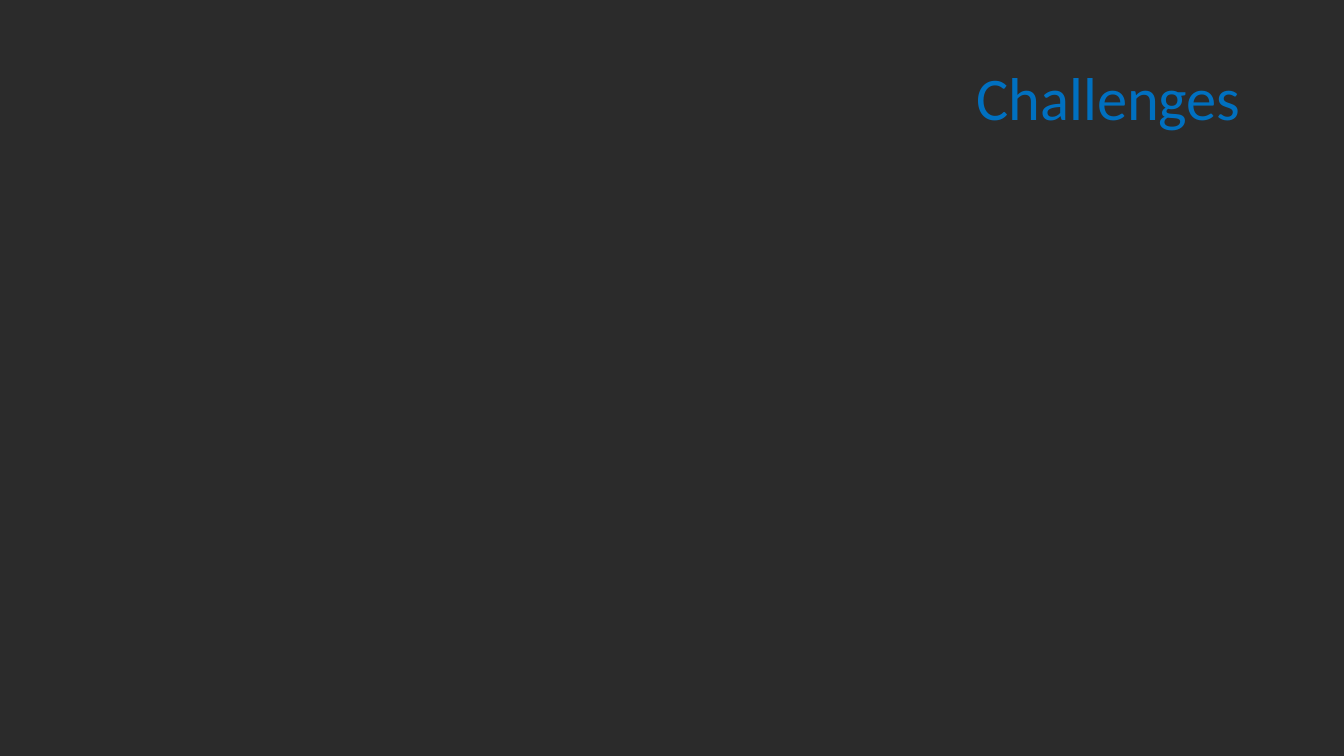
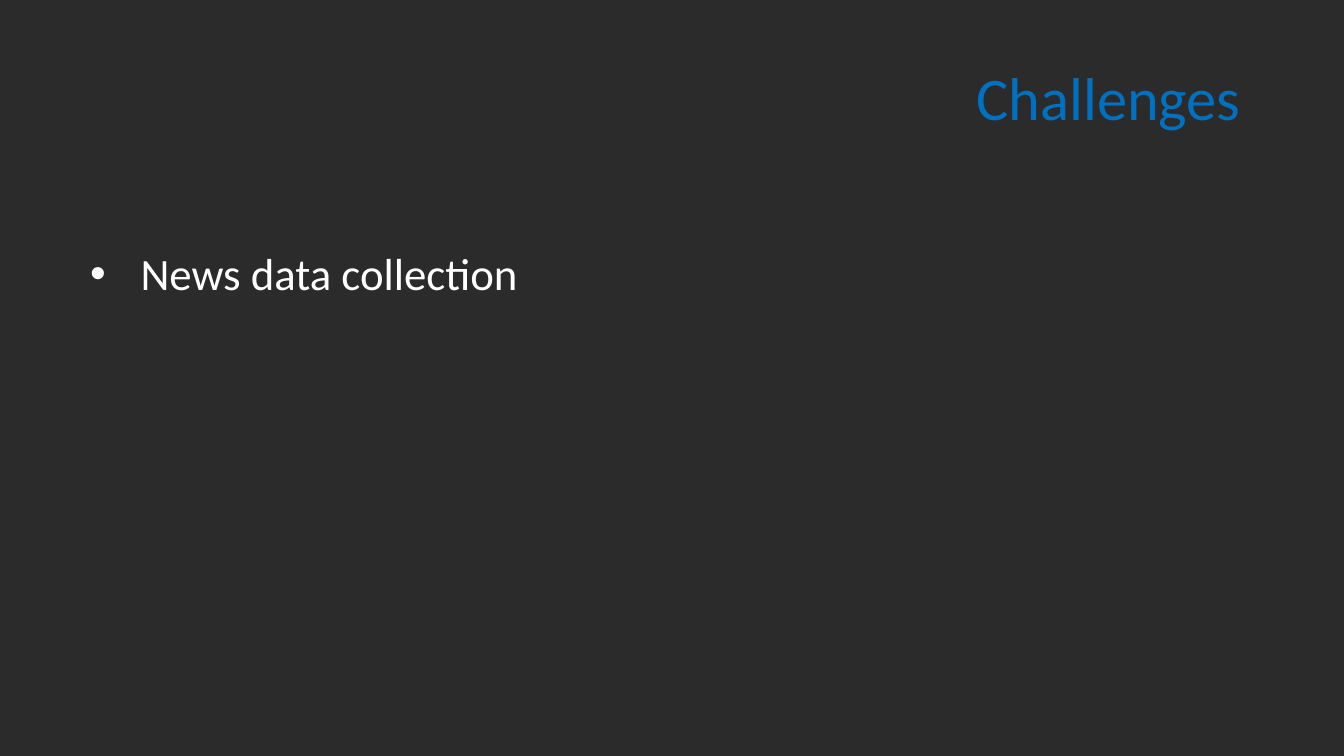
Before and after one commit to patricia-raj/predict-stock-movements, a slide deck: slide 9 of Project 02.pptx (slide 7 before the commit). Drawn at 1344x756 pixels with LibreOffice and Linux fonts; fonts in the diff are those of the drawing; background and template pictures are left out; a plain dark background stands for a picture behind light text. Boxes give left, top, right and bottom in pixels: in the first picture for what was removed or moved away, otherwise in the second. Text is boxed around its words. In the diff, an @@ line names an element or a change of style, - is before the commit and + after.

Commit message:
updated presentation slide desk for Preprocessing, Exploratory Analysis, Challenges and Expansion Ideas

```diff
--- a/Project 02.pptx
+++ b/Project 02.pptx
@@ text added at box(141, 259, 517, 291), 24 pt, text #FFFFFF @@
+• News data collection
```
Also in this commit, not shown: 1 other slide changed, 4 slides added, 1 slide removed.
